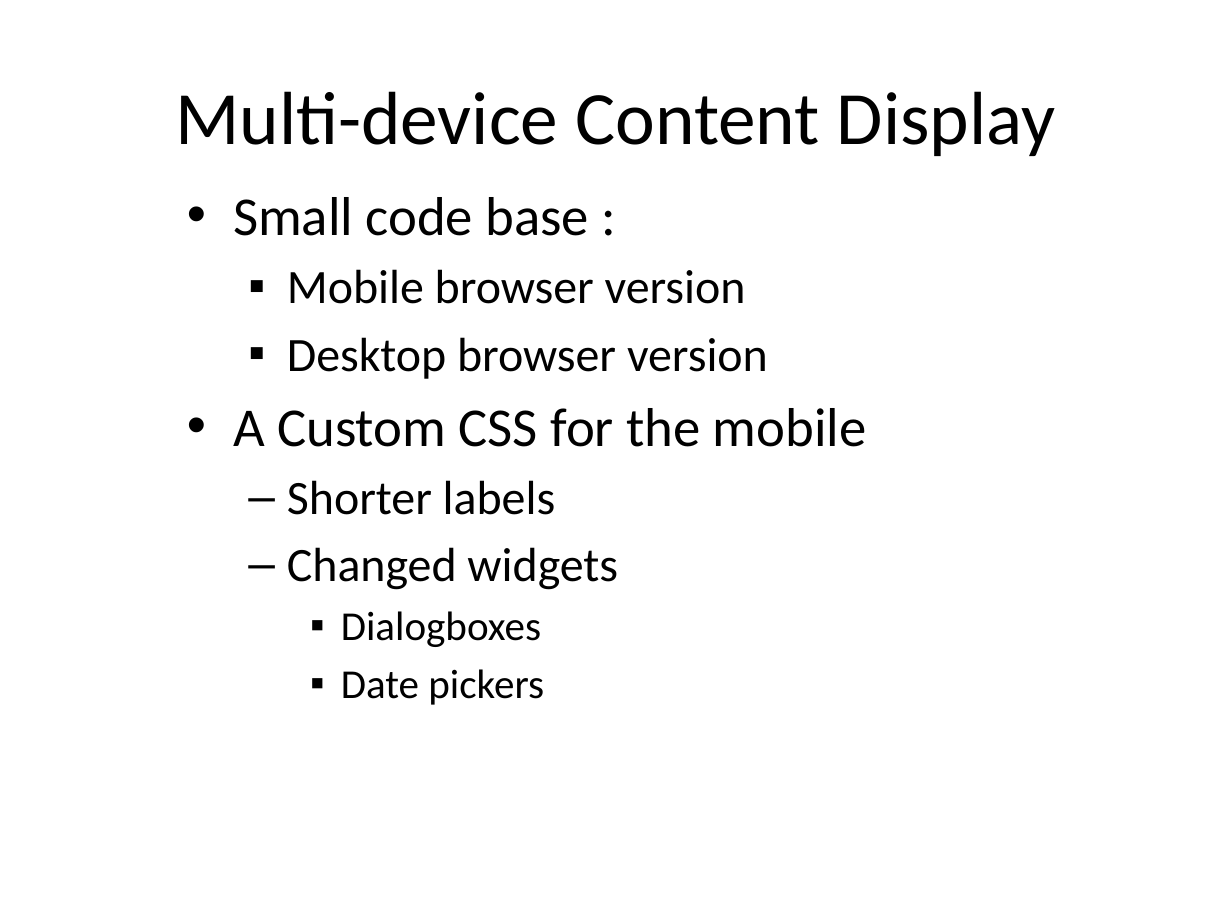
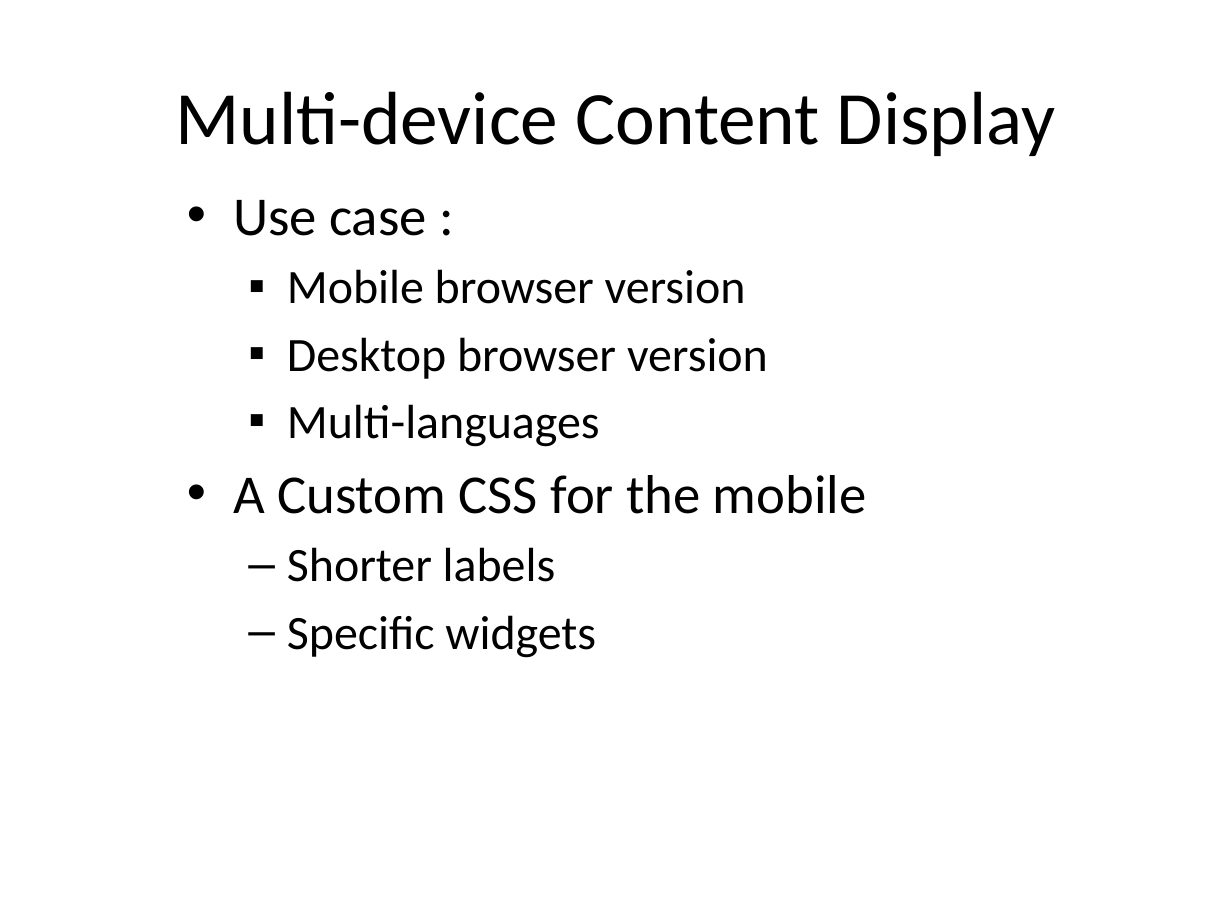
Before and after one commit to dbaeli/ez18n, a slide deck: slide 3 of ez18n-slides/javaone-2012/ez18n_javaone2012.pptx (slide 4 before the commit). Drawn at 1232x924 pixels with LibreOffice and Linux fonts; fonts in the diff are those of the drawing; background and template pictures are left out. Boxes give left, top, right and bottom in pixels: in the first picture for what was removed or moved away, otherwise in the second. Text is boxed around its words. In the diff, an @@ line names an element or a change of style, - is before the commit and + after.

Commit message:
New Slides

```diff
--- a/ez18n-slides/javaone-2012/ez18n_javaone2012.pptx
+++ b/ez18n-slides/javaone-2012/ez18n_javaone2012.pptx
@@ text at box(233, 200, 427, 236): text changed @@
-• Small code base :
+• Use case :
@@ text at box(287, 404, 600, 447): paragraph added @@
+  ▪ Multi-languages
@@ text at box(287, 615, 596, 658): text changed; size 24 to 28 pt @@
-  – Changed widgets
-    ▪ Dialogboxes
-    ▪ Date pickers
+  – Specific widgets
```
Also in this commit, not shown: 5 other slides changed, 2 slides removed.
